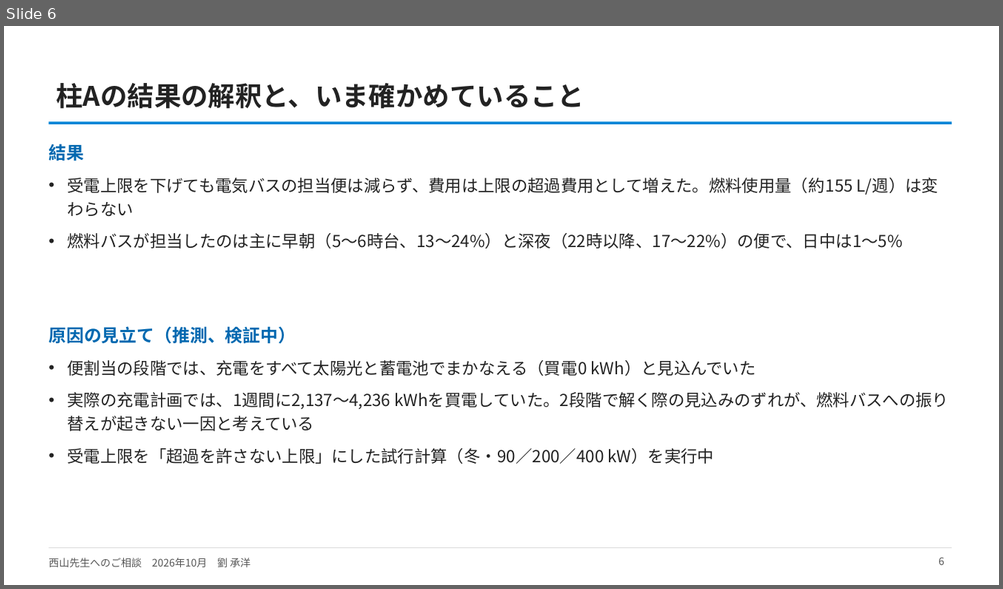
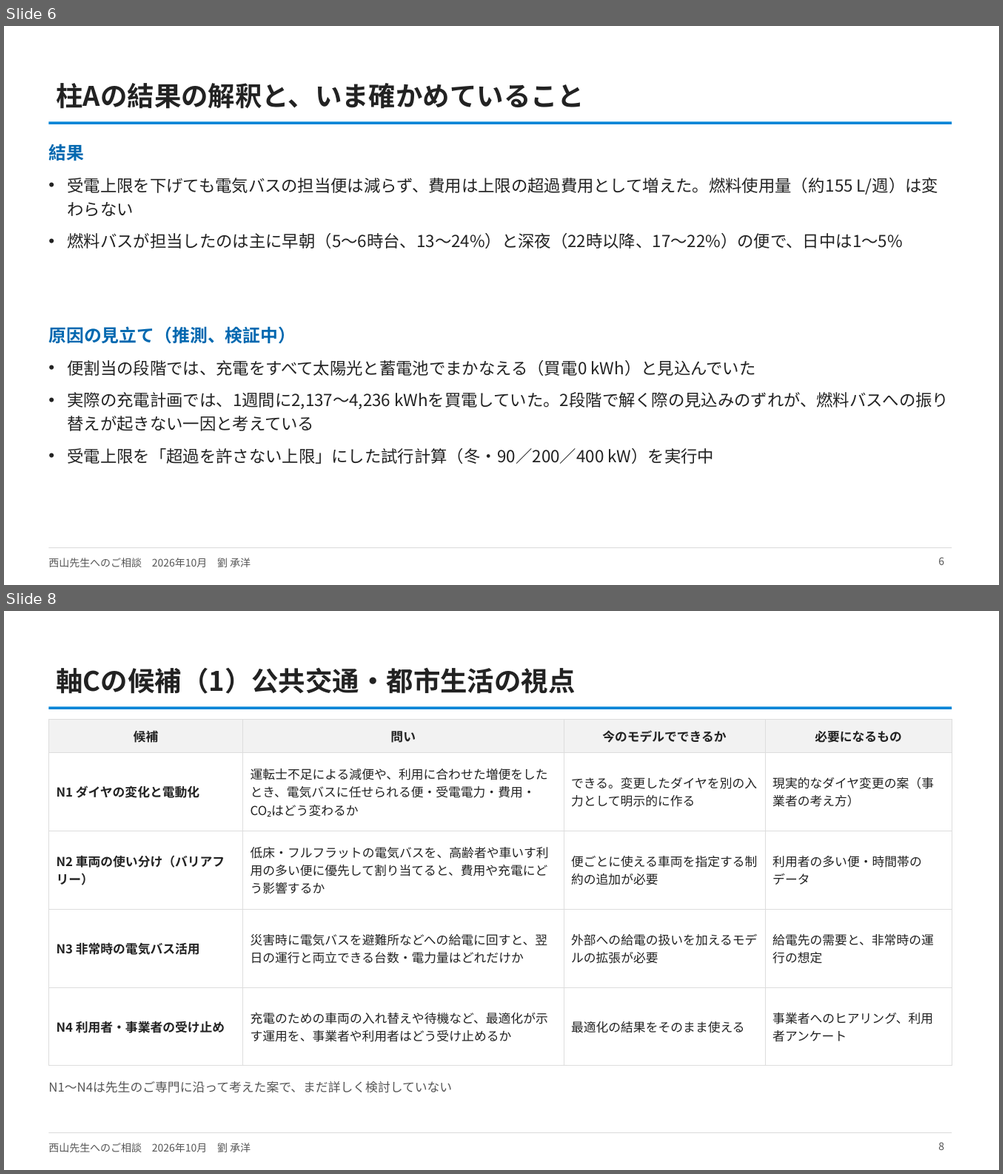
Before and after one commit to CYLIU2003/master-course, a slide deck: outcome/2026-10-21_nishiyama_consult/西山先生へのご相談_研究の現状と軸C.pptx. Shown one above the other, each under a label of ours: slide 6 before the commit, slides 6 and 8 after it; the slides between them are not shown. The pictures are 1003x589 and 1003x1174 pixels, drawn with LibreOffice and Linux fonts; fonts in the diff are those of the drawing. Boxes give left, top, right and bottom in pixels: in the first picture for what was removed or moved away, otherwise in the second. Text is boxed around its words. In the diff, an @@ line names an element or a change of style, - is before the commit and + after.

```diff
--- a/outcome/2026-10-21_nishiyama_consult/西山先生へのご相談_研究の現状と軸C.pptx
+++ b/outcome/2026-10-21_nishiyama_consult/西山先生へのご相談_研究の現状と軸C.pptx
@@ slide 8 added at bbox=[4, 611, 999, 1170], background #FFFFFF; not listed: 3 template elements that a slide beside it also shows @@
@@ title added at bbox=[56, 667, 575, 694], 26 pt, text #222222, bold @@
+軸Cの候補（1）公共交通・都市生活の視点
@@ table added at bbox=[48, 719, 951, 1045], 5 rows, 4 columns @@
+候補 | 問い | 今のモデルでできるか | 必要になるもの
+N1 ダイヤの変化と電動化 | 運転士不足による減便や、利用に合わせた増便をしたとき、電気バスに任せられる便・受電電力・費用・CO₂はどう変わるか | できる。変更したダイヤを別の入力として明示的に作る | 現実的なダイヤ変更の案（事業者の考え方）
+N2 車両の使い分け（バリアフリー） | 低床・フルフラットの電気バスを、高齢者や車いす利用の多い便に優先して割り当てると、費用や充電にどう影響するか | 便ごとに使える車両を指定する制約の追加が必要 | 利用者の多い便・時間帯のデータ
+N3 非常時の電気バス活用 | 災害時に電気バスを避難所などへの給電に回すと、翌日の運行と両立できる台数・電力量はどれだけか | 外部への給電の扱いを加えるモデルの拡張が必要 | 給電先の需要と、非常時の運行の想定
+N4 利用者・事業者の受け止め | 充電のための車両の入れ替えや待機など、最適化が示す運用を、事業者や利用者はどう受け止めるか | 最適化の結果をそのまま使える | 事業者へのヒアリング、利用者アンケート
@@ text added at bbox=[48, 1082, 452, 1093], 12 pt, text #555555 @@
+N1〜N4は先生のご専門に沿って考えた案で、まだ詳しく検討していない
@@ page number added at bbox=[938, 1142, 944, 1150], 10 pt, text #555555 @@
+8
```
Also in this commit, not shown: 3 slides changed, 1 other slide added, 2 other files.
